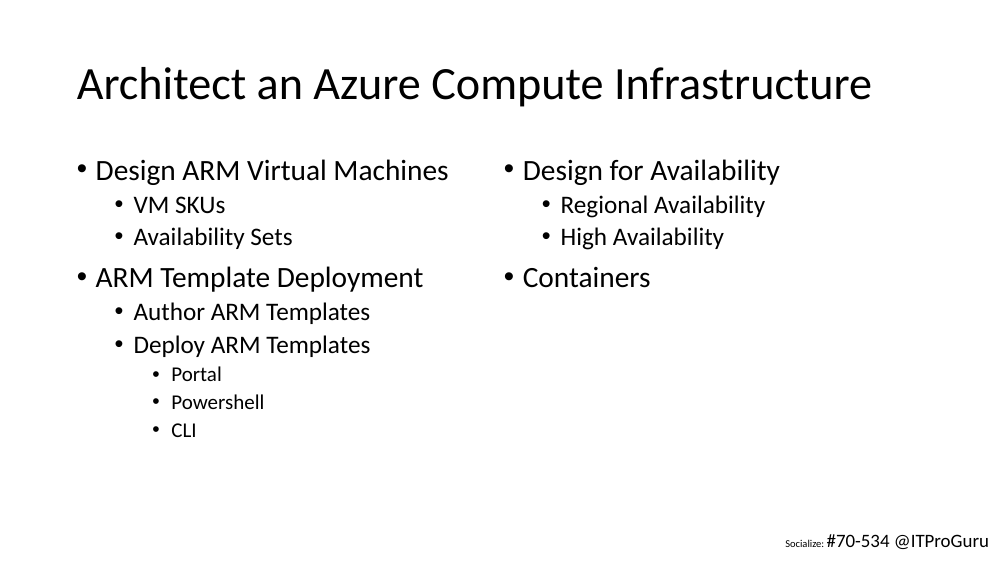
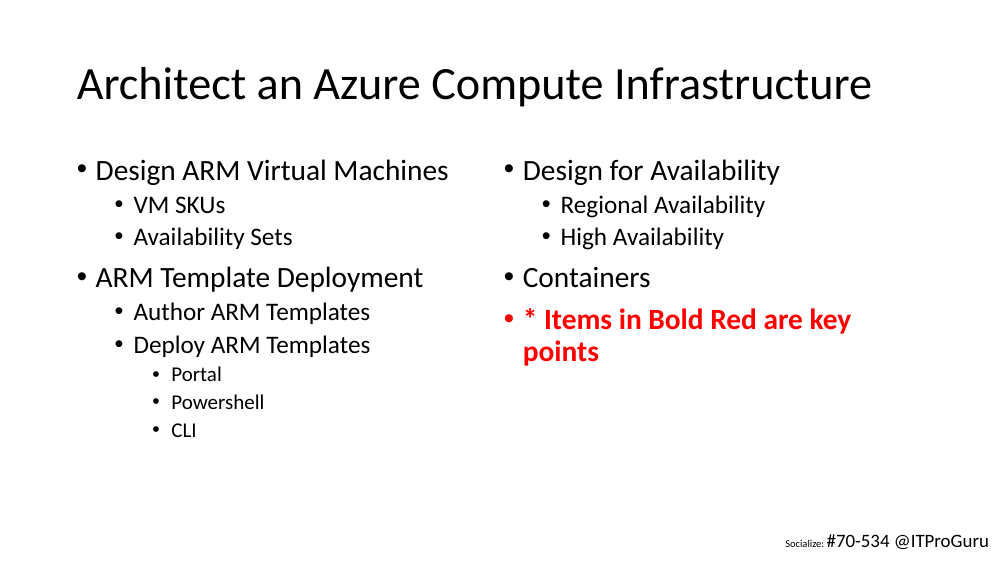
Before and after one commit to michaelsrichter/70534ExamPrep, a slide deck: slide 4 of Decks/70-534_NYC_Compute_Arch_Final.pptx. Drawn at 1008x567 pixels with LibreOffice and Linux fonts; fonts in the diff are those of the drawing. Boxes give left, top, right and bottom in pixels: in the first picture for what was removed or moved away, otherwise in the second. Text is boxed around its words. In the diff, an @@ line names an element or a change of style, - is before the commit and + after.

```diff
--- a/Decks/70-534_NYC_Compute_Arch_Final.pptx
+++ b/Decks/70-534_NYC_Compute_Arch_Final.pptx
@@ text at box(523, 308, 852, 366): paragraph added @@
+• * Items in Bold Red are key points
```
Also in this commit, not shown: 26 other slides changed.
